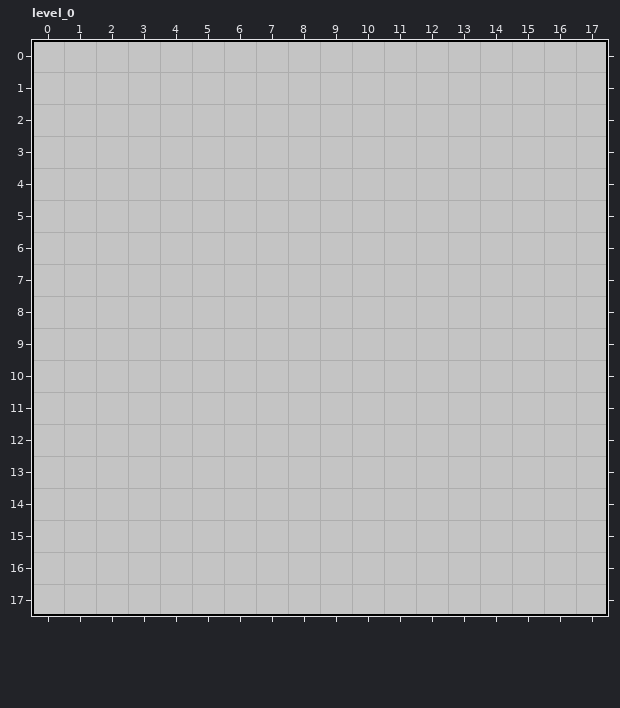
Level history. LDtk project: HEDAO/Assets/GameMain/LDtk/Map.ldtk. The picture above was drawn from the file before the commit.
Cells are 32x32 px. Shown: level_0 x 0..17, y 0..17.
After:
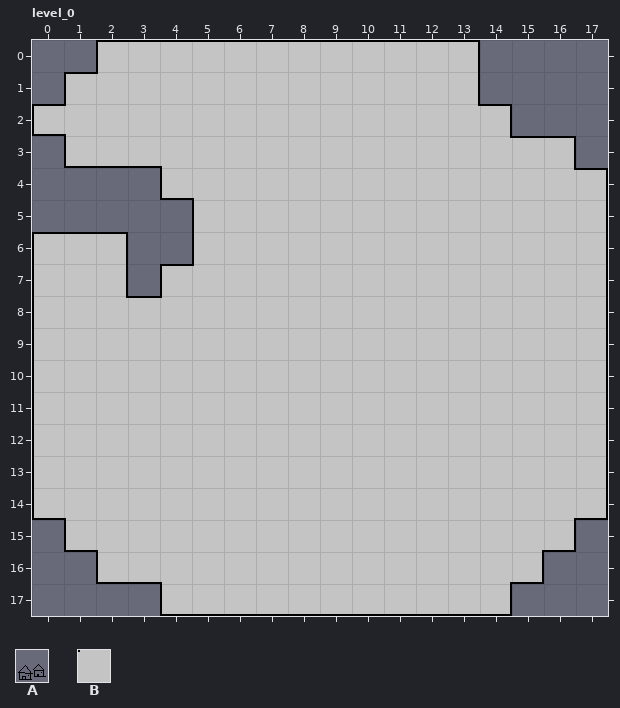
Key: from "building": A 1; from "intgrid": B 1.
_ is an empty cell.
Objects are placed by their top-left corner, in cells (3,4 is the top-left corner of cell 3,4); size is 1x1 cell unless given.
Changes in this commit:
Layer "building":
Object A "village" at 2,5 is removed.
Layer "intgrid":
The author cleared tile B in row 0 at x 0 to 1 and 14 to 17; in row 1 at x 0 and 14 to 17; in row 2 at x 15 to 17; in row 3 at x 0 and 17; in row 4 at x 0 to 3; in row 5 at x 0 to 4.
The author cleared tile B in row 6 at x 3 to 4; in row 7 at x 3; in row 15 at x 0 and 17; in row 16 at x 0 to 1 and 16 to 17; in row 17 at x 0 to 3 and 15 to 17.
